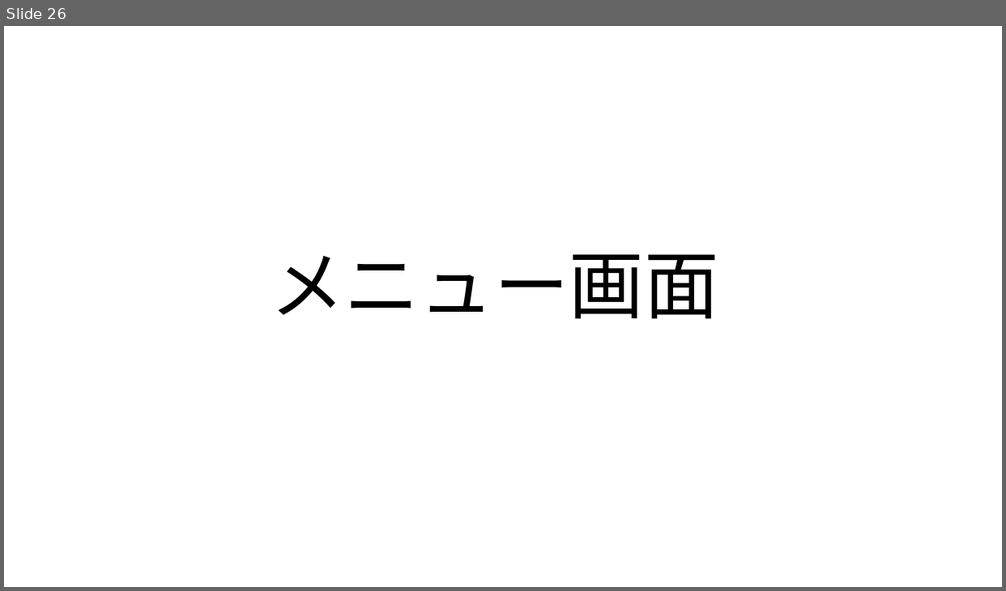
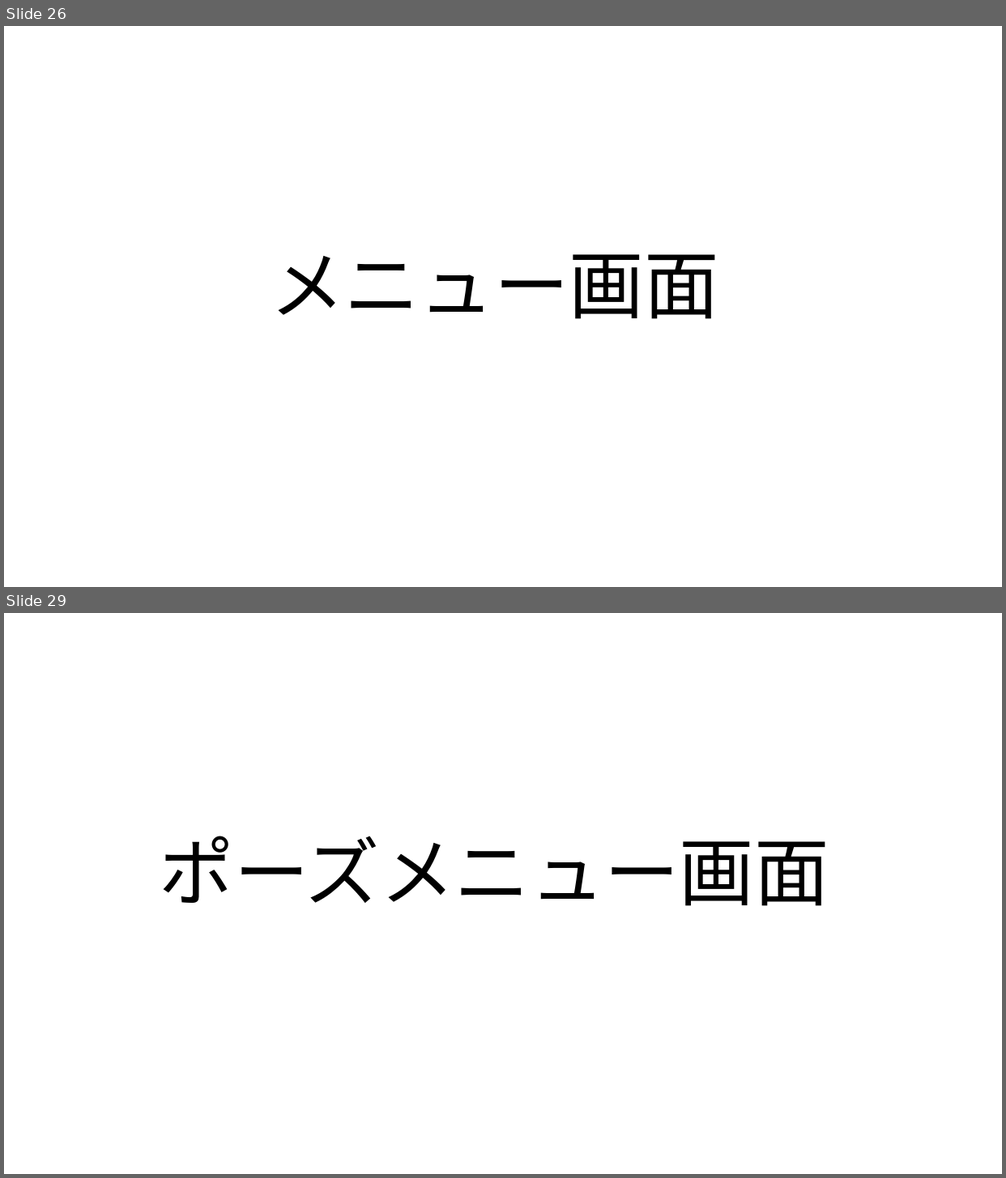
Before and after one commit to MizukiKato0416/sotsugyou_time_kato, a slide deck: 卒業制作_風船わりゲーム（仮）.pptx. Shown one above the other, each under a label of ours: slide 26 before the commit, slides 26 and 29 after it; the slides between them are not shown. The pictures are 1006x591 and 1006x1178 pixels, drawn with LibreOffice and Linux fonts; fonts in the diff are those of the drawing. Boxes give left, top, right and bottom in pixels: in the first picture for what was removed or moved away, otherwise in the second. Text is boxed around its words. In the diff, an @@ line names an element or a change of style, - is before the commit and + after.

Commit message:
ポーズメニューの画面構成を追加

```diff
--- a/卒業制作_風船わりゲーム（仮）.pptx
+++ b/卒業制作_風船わりゲーム（仮）.pptx
@@ slide 29 added at [4, 613, 1002, 1174], background #FFFFFF @@
@@ title added at [160, 836, 829, 906], 72 pt, text #000000 @@
+ポーズメニュー画面
```
Also in this commit, not shown: 2 slides changed, 1 other slide added, 1 other file.
